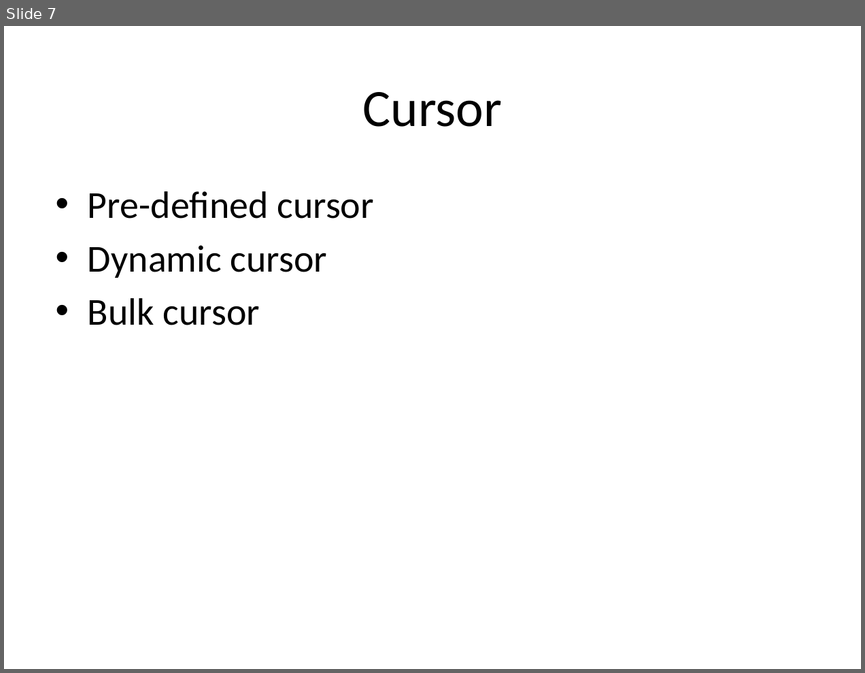
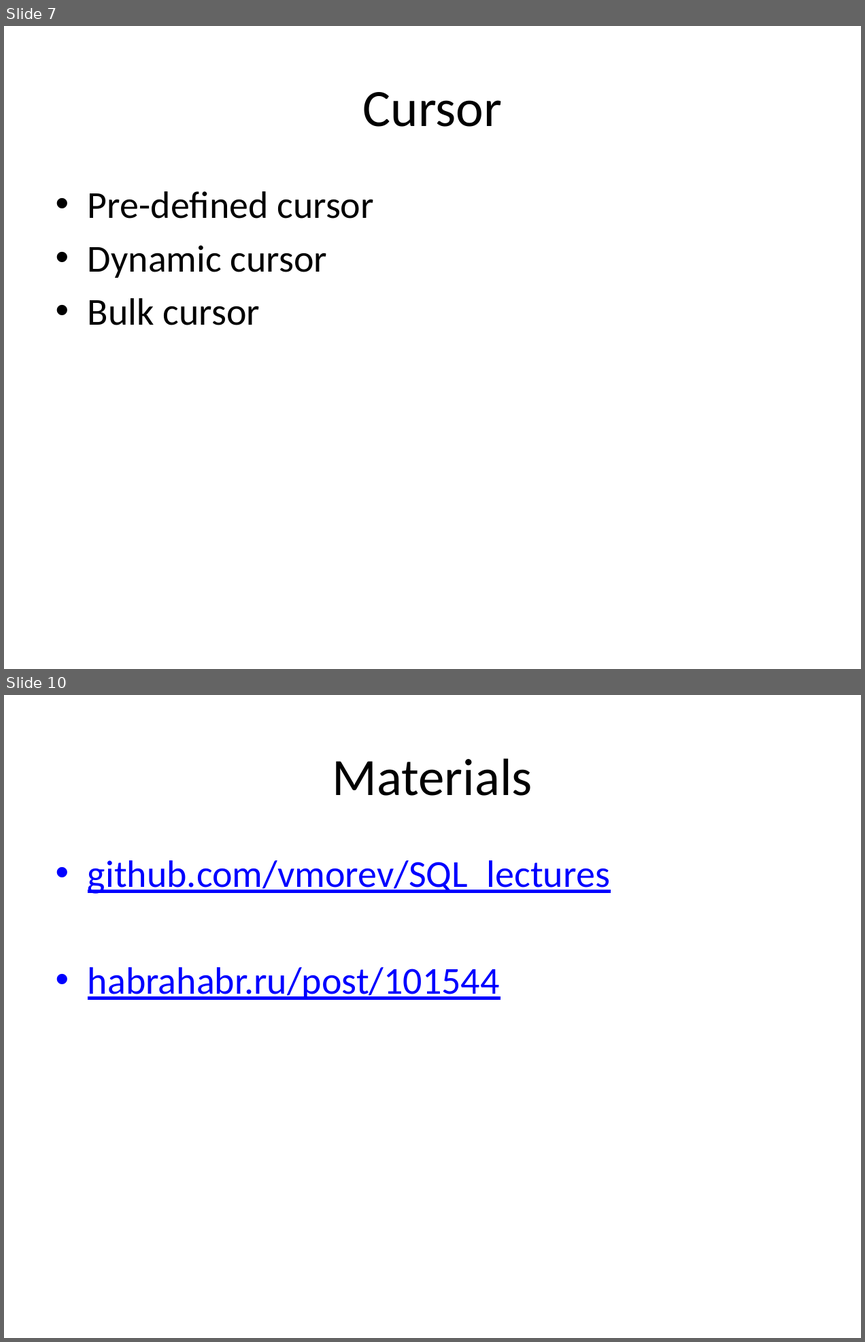
Before and after one commit to vmorev/SQL_lectures, a slide deck: L2 Writing code.pptx. Shown one above the other, each under a label of ours: slide 7 before the commit, slides 7 and 10 after it; the slides between them are not shown. The pictures are 865x673 and 865x1342 pixels, drawn with LibreOffice and Linux fonts; fonts in the diff are those of the drawing. Boxes give left, top, right and bottom in pixels: in the first picture for what was removed or moved away, otherwise in the second. Text is boxed around its words. In the diff, an @@ line names an element or a change of style, - is before the commit and + after.

```diff
--- a/L2 Writing code.pptx
+++ b/L2 Writing code.pptx
@@ slide 10 added at box(4, 695, 861, 1338), background #FFFFFF @@
@@ title added at box(332, 758, 532, 796), 44 pt, text #000000 @@
+Materials
@@ text added at box(88, 860, 610, 1000), 32 pt, text #0000FF, underline @@
+• github.com/vmorev/SQL_lectures
+• habrahabr.ru/post/101544
```
Also in this commit, not shown: 1 slide changed, 1 other slide added.
